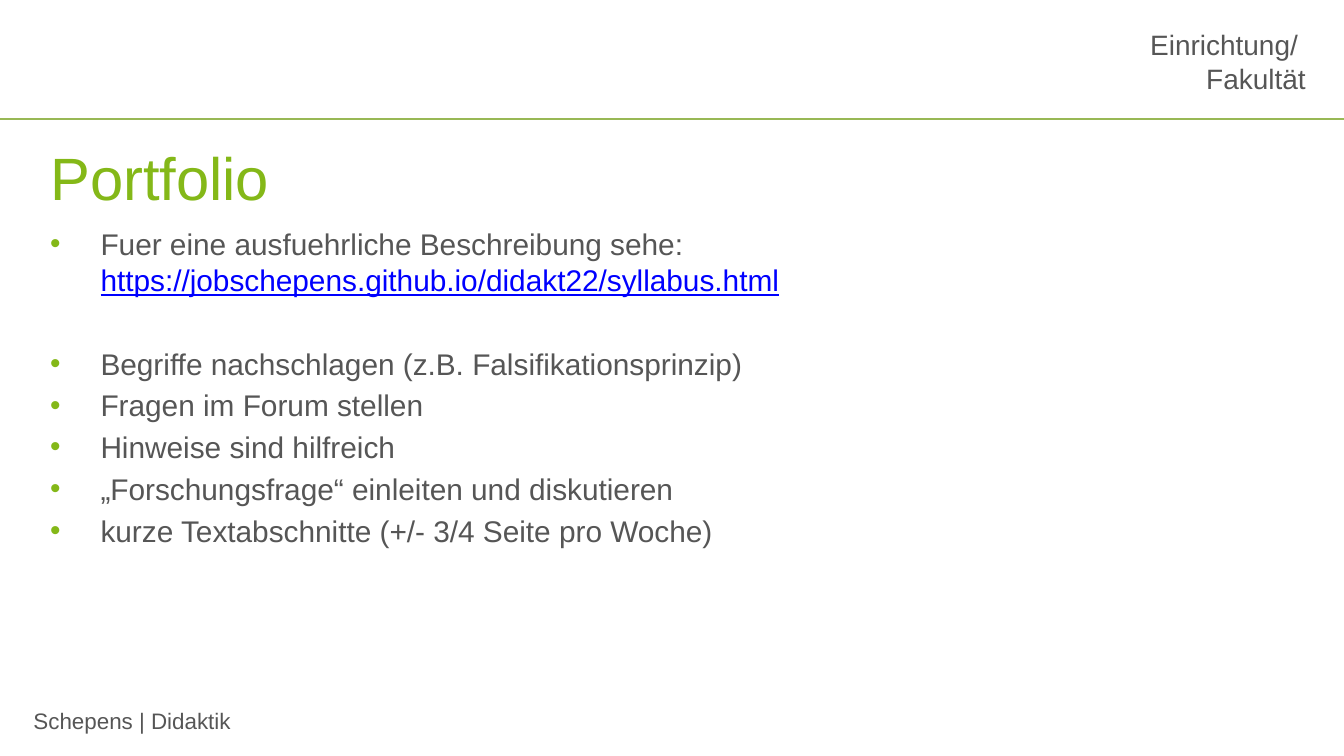
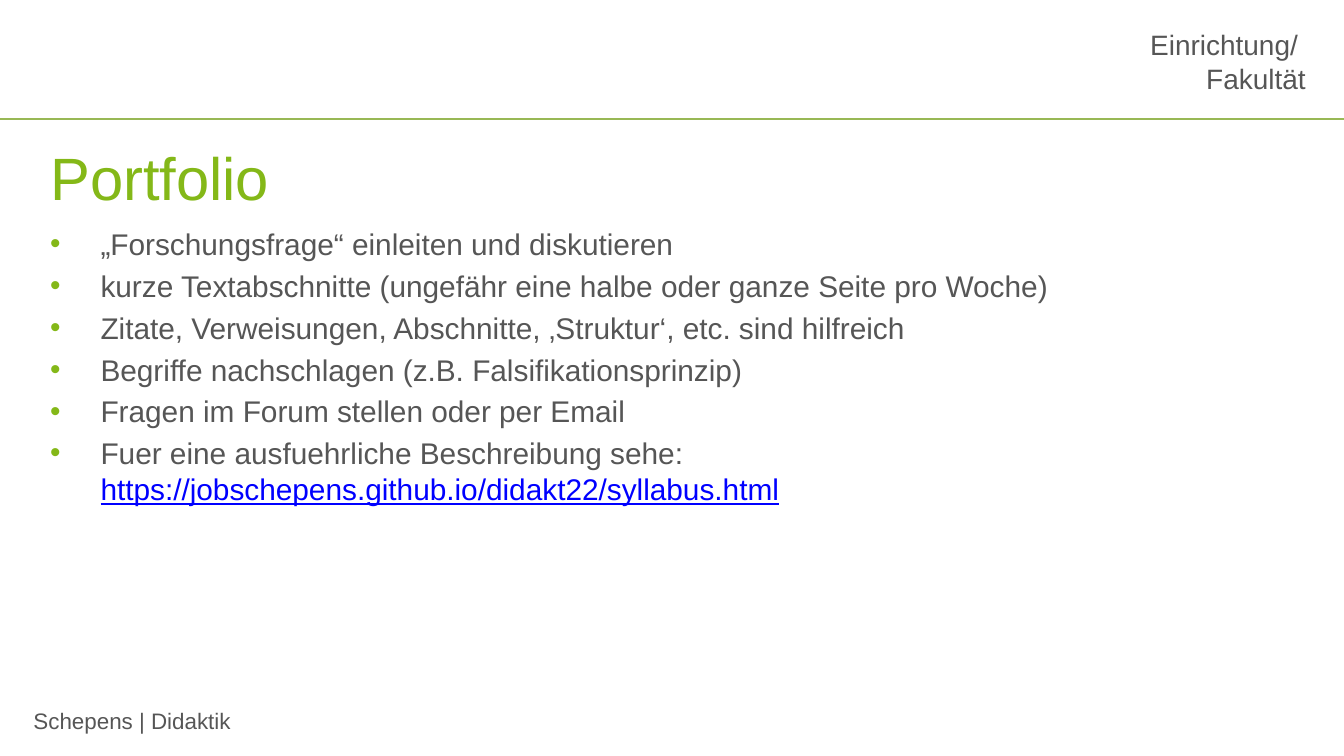
Before and after one commit to jobschepens/didakt22, a slide deck: slide 18 of folien/week1.pptx (slide 15 before the commit). Drawn at 1344x756 pixels with LibreOffice and Linux fonts; fonts in the diff are those of the drawing; background and template pictures are left out. Boxes give left, top, right and bottom in pixels: in the first picture for what was removed or moved away, otherwise in the second. Text is boxed around its words. In the diff, an @@ line names an element or a change of style, - is before the commit and + after.

```diff
--- a/folien/week1.pptx
+++ b/folien/week1.pptx
@@ text at (101, 233, 1048, 428): paragraphs added @@
+• „Forschungsfrage“ einleiten und diskutieren
+• kurze Textabschnitte (ungefähr eine halbe oder ganze Seite pro Woche)
+• Zitate, Verweisungen, Abschnitte, ‚Struktur‘, etc. sind hilfreich
+• Begriffe nachschlagen (z.B. Falsifikationsprinzip)
+• Fragen im Forum stellen oder per Email
@@ text at (101, 353, 742, 547): paragraphs removed @@
-• Begriffe nachschlagen (z.B. Falsifikationsprinzip)
-• Fragen im Forum stellen
-• Hinweise sind hilfreich
-• „Forschungsfrage“ einleiten und diskutieren
-• kurze Textabschnitte (+/- 3/4 Seite pro Woche)
```
Also in this commit, not shown: 11 other slides changed, 2 slides added, 1 slide removed, 1 other file.
